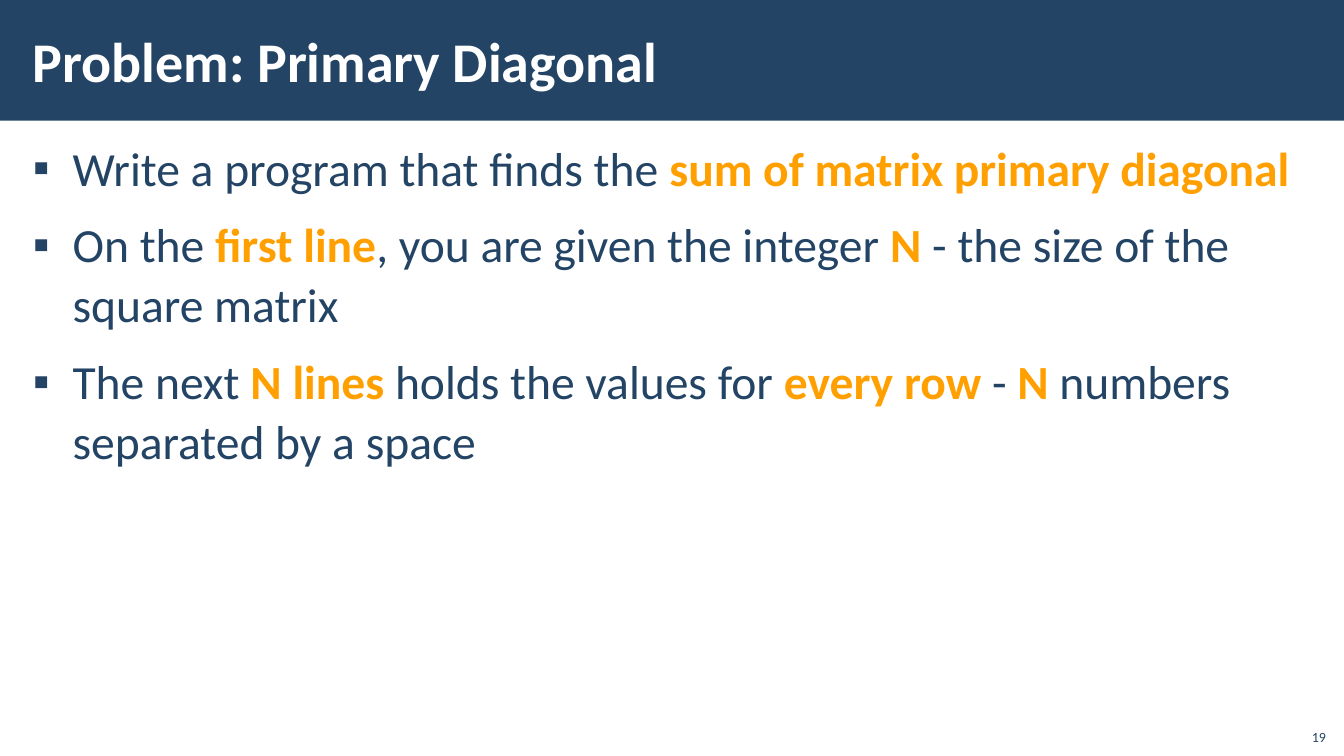
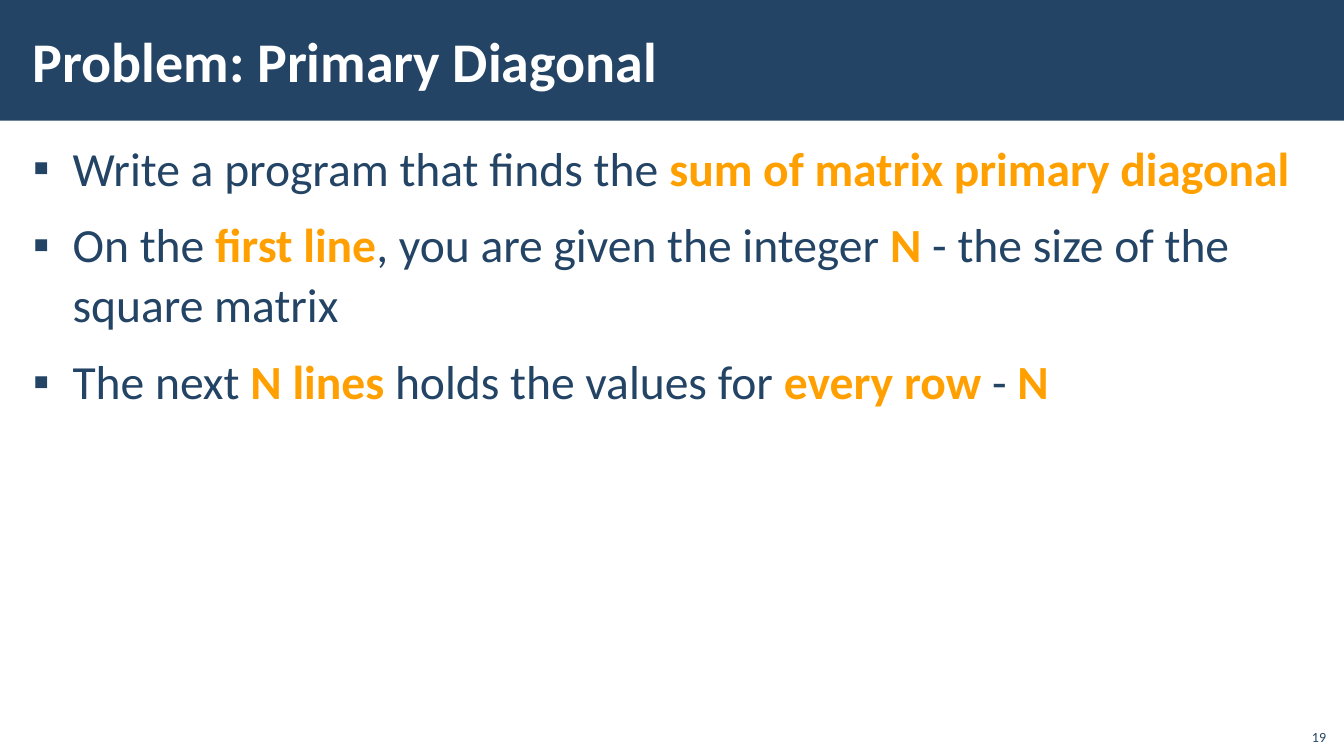
Before and after one commit to HristoRaykov/python_advanced_01.2020, a slide deck: slide 19 of 03.MultidimentinalLists/03-Multidimensional-Lists.pptx. Drawn at 1344x756 pixels with LibreOffice and Linux fonts; fonts in the diff are those of the drawing; background and template pictures are left out. Boxes give left, top, right and bottom in pixels: in the first picture for what was removed or moved away, otherwise in the second. Text is boxed around its words. In the diff, an @@ line names an element or a change of style, - is before the commit and + after.

```diff
--- a/03.MultidimentinalLists/03-Multidimensional-Lists.pptx
+++ b/03.MultidimentinalLists/03-Multidimensional-Lists.pptx
@@ text at box(73, 365, 1048, 407): text changed @@
-▪ The next N lines holds the values for every row - N numbers separated by a space
+▪ The next N lines holds the values for every row - N
```
Also in this commit, not shown: 24 other slides changed.
